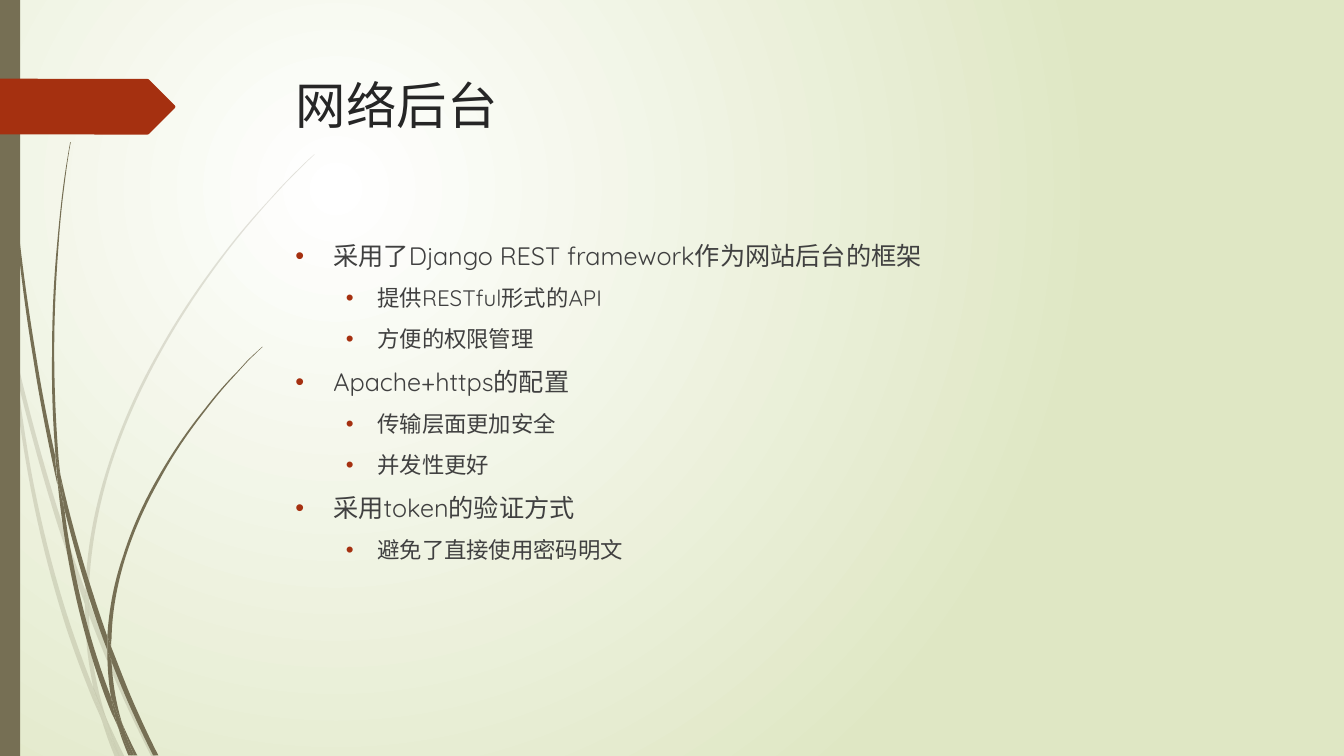
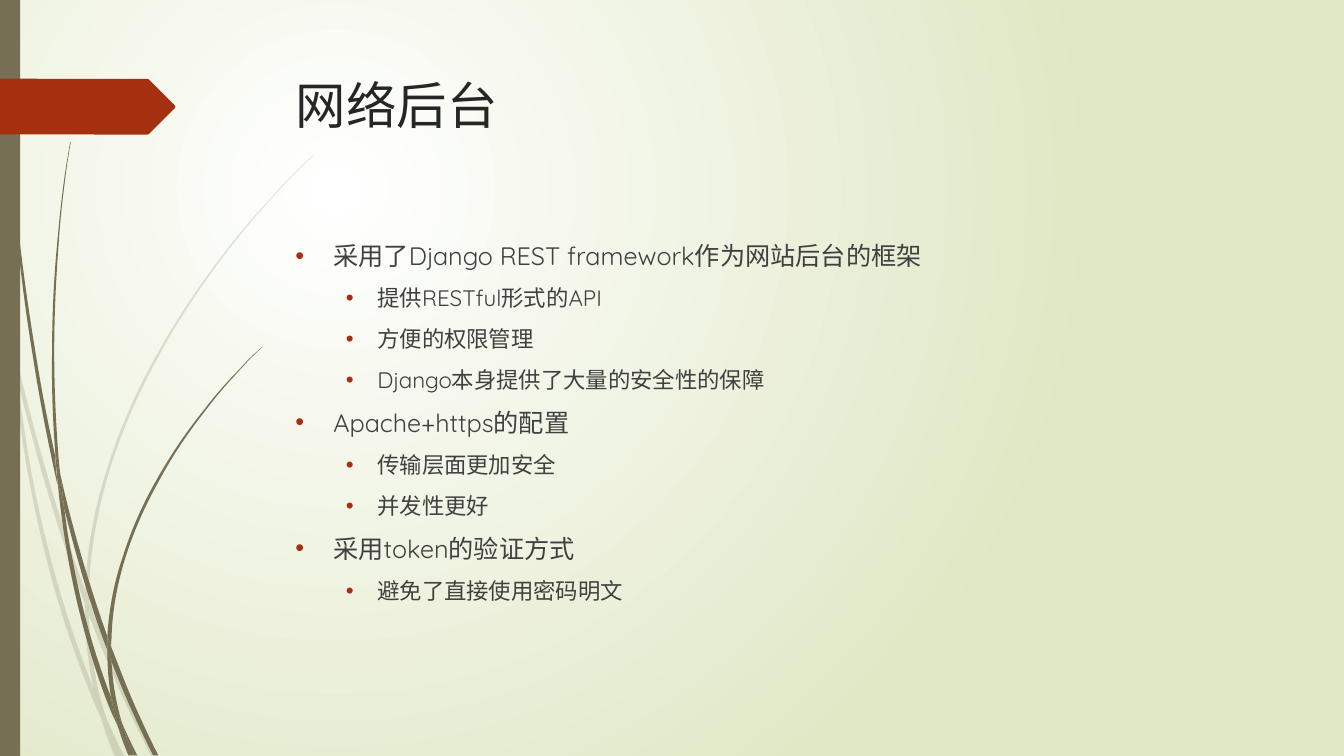
Before and after one commit to lizeyan/Card, a slide deck: slide 9 of pre.pptx (slide 8 before the commit). Drawn at 1344x756 pixels with LibreOffice and Linux fonts; fonts in the diff are those of the drawing. Boxes give left, top, right and bottom in pixels: in the first picture for what was removed or moved away, otherwise in the second. Text is boxed around its words. In the diff, an @@ line names an element or a change of style, - is before the commit and + after.

Commit message:
ppt

```diff
--- a/pre.pptx
+++ b/pre.pptx
@@ text at <box>377,369,764,393</box>: paragraph added @@
+  • Django本身提供了大量的安全性的保障
```
Also in this commit, not shown: 2 other slides changed, 3 slides added, 1 slide removed, 7 other files.
